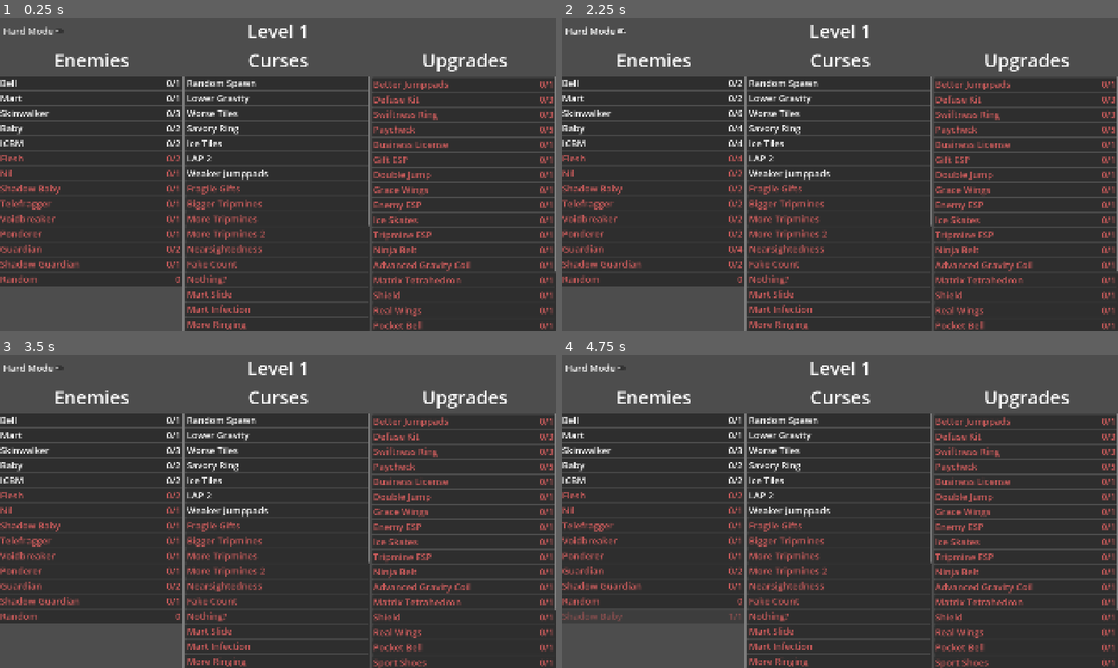
Above: before the commit, frames 1-4 (two rows, left to right).
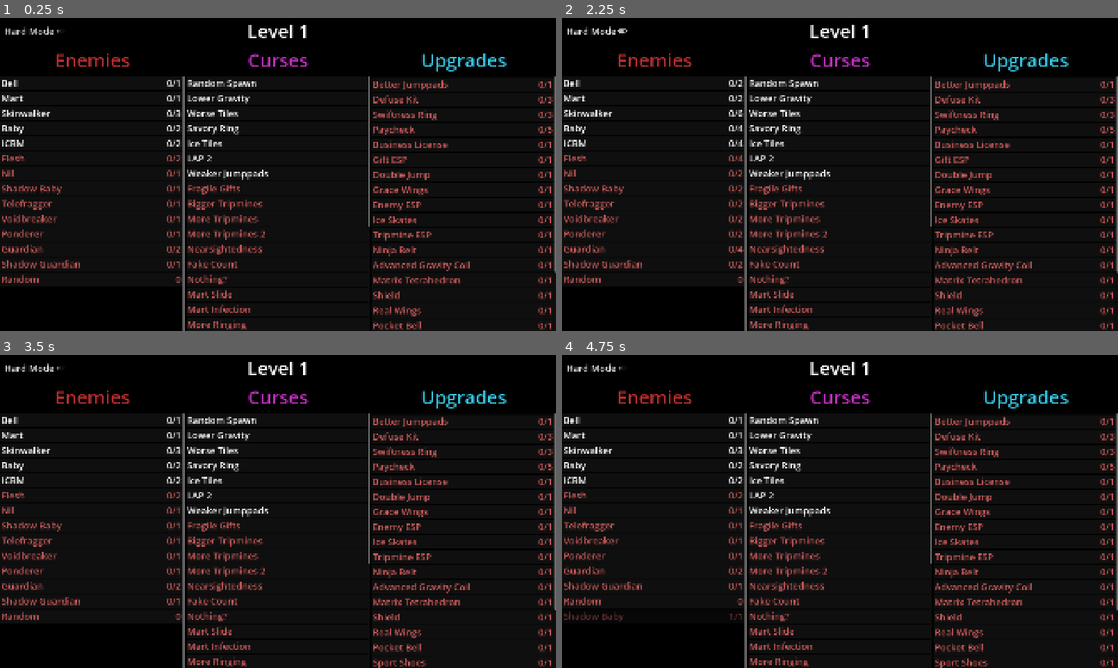
Above: after the commit, the same moments.

Repository: driplodonculous/nullscape-run-tracker
Game: Godot game, scene res://scenes/main.tscn
Two runs of this game, one before a commit and one after it. Both use one fixed random seed, a clock stepped at 60 frames per second and the inputs below.
Inputs (mouse positions are in pixels of both pictures, inside the frame that each line leads up to):
- Up to frame 1 (0.25 s): no input
- Up to frame 2 (2.25 s): click "Hard Mode" at 0.5 s; click "Hard Mode" at 1.25 s; click "Hard Mode" at 2 s
- Up to frame 3 (3.5 s): tap Enter at 2.75 s; move the mouse to (400, 495) at 2.77 s; click (400, 495) at 2.92 s
- Up to frame 4 (4.75 s): tap Space at 3.5 s; move the mouse to (728, 527) at 3.52 s; click (728, 527) at 3.67 s; tap Enter at 4.25 s; move the mouse to (895, 442) at 4.27 s; click (895, 442) at 4.42 s

The runs differ from the first frame. In frame 1, 96% of the frame differs, in the area x 0-100%, y 0-100%; in frame 2, 96%; in frame 3, 96%; in frame 4, 96%.

Commit message:
hopefully looks less bad

Diff:
--- a/project.godot
+++ b/project.godot
@@ -14,6 +14,7 @@
 run/main_scene="uid://cy8pad2vahncy"
 config/features=PackedStringArray("4.4", "GL Compatibility")
 run/low_processor_mode=true
+boot_splash/show_image=false
 config/icon="res://icon.svg"
 
 [display]
--- a/scenes/main.tscn
+++ b/scenes/main.tscn
@@ -18,6 +18,15 @@
 mouse_filter = 2
 script = ExtResource("1_0wfyh")
 
+[node name="Background" type="ColorRect" parent="."]
+layout_mode = 1
+anchors_preset = 15
+anchor_right = 1.0
+anchor_bottom = 1.0
+grow_horizontal = 2
+grow_vertical = 2
+color = Color(0, 0, 0, 1)
+
 [node name="VSplitContainer" type="VSplitContainer" parent="."]
 layout_mode = 1
 anchors_preset = 15
@@ -54,7 +63,7 @@
 mouse_filter = 2
 
 [node name="Enemies" type="VSplitContainer" parent="VSplitContainer/Main Info"]
-custom_minimum_size = Vector2(640, 0)
+custom_minimum_size = Vector2(637, 0)
 layout_mode = 2
 mouse_filter = 2
 collapsed = true
@@ -62,6 +71,7 @@
 
 [node name="Title" type="Label" parent="VSplitContainer/Main Info/Enemies"]
 layout_mode = 2
+theme_override_colors/font_color = Color(0.75, 0.1875, 0.1875, 1)
 theme_override_font_sizes/font_size = 64
 text = "Enemies"
 horizontal_alignment = 1
@@ -97,7 +107,7 @@
 mouse_filter = 2
 
 [node name="Curses" type="VSplitContainer" parent="VSplitContainer/Main Info"]
-custom_minimum_size = Vector2(640, 0)
+custom_minimum_size = Vector2(637, 0)
 layout_mode = 2
 mouse_filter = 2
 collapsed = true
@@ -106,6 +116,7 @@
 [node name="Title" type="Label" parent="VSplitContainer/Main Info/Curses"]
 layout_mode = 2
 size_flags_horizontal = 4
+theme_override_colors/font_color = Color(0.75, 0.1875, 0.75, 1)
 theme_override_font_sizes/font_size = 64
 text = "Curses"
 horizontal_alignment = 1
@@ -141,7 +152,7 @@
 mouse_filter = 2
 
 [node name="Upgrades" type="VSplitContainer" parent="VSplitContainer/Main Info"]
-custom_minimum_size = Vector2(640, 0)
+custom_minimum_size = Vector2(638, 0)
 layout_mode = 2
 mouse_filter = 2
 collapsed = true
@@ -150,6 +161,7 @@
 [node name="Title" type="Label" parent="VSplitContainer/Main Info/Upgrades"]
 layout_mode = 2
 size_flags_horizontal = 4
+theme_override_colors/font_color = Color(0.225, 0.7875, 0.9, 1)
 theme_override_font_sizes/font_size = 64
 text = "Upgrades"
 horizontal_alignment = 1
Not shown, changed: index.html
Not shown, changed: index.pck
